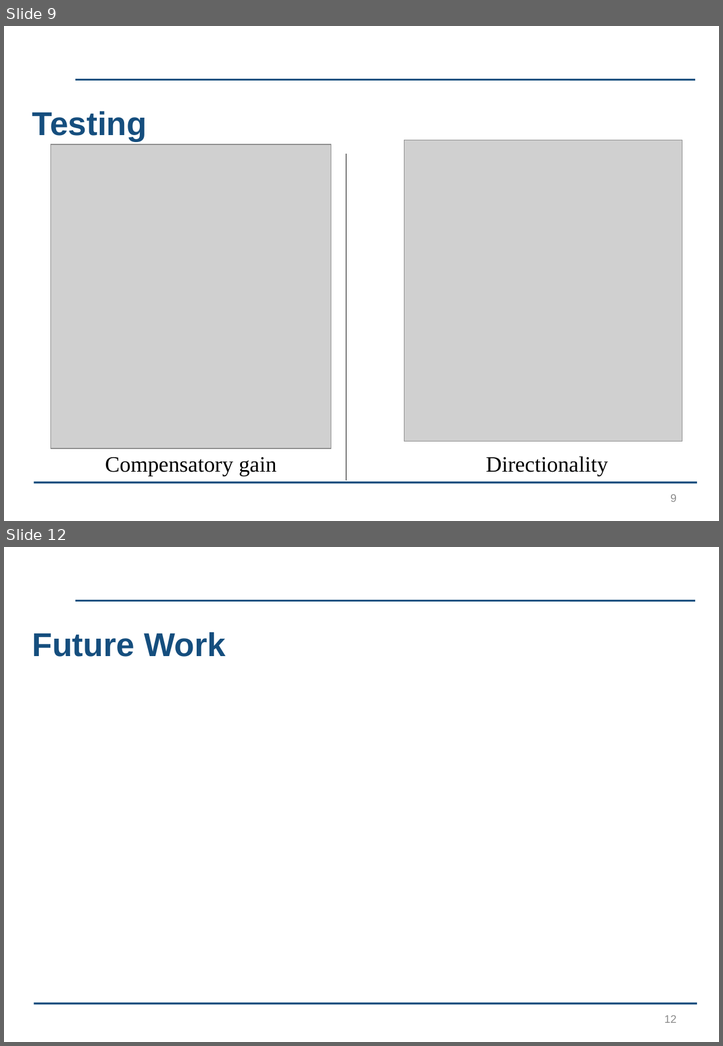
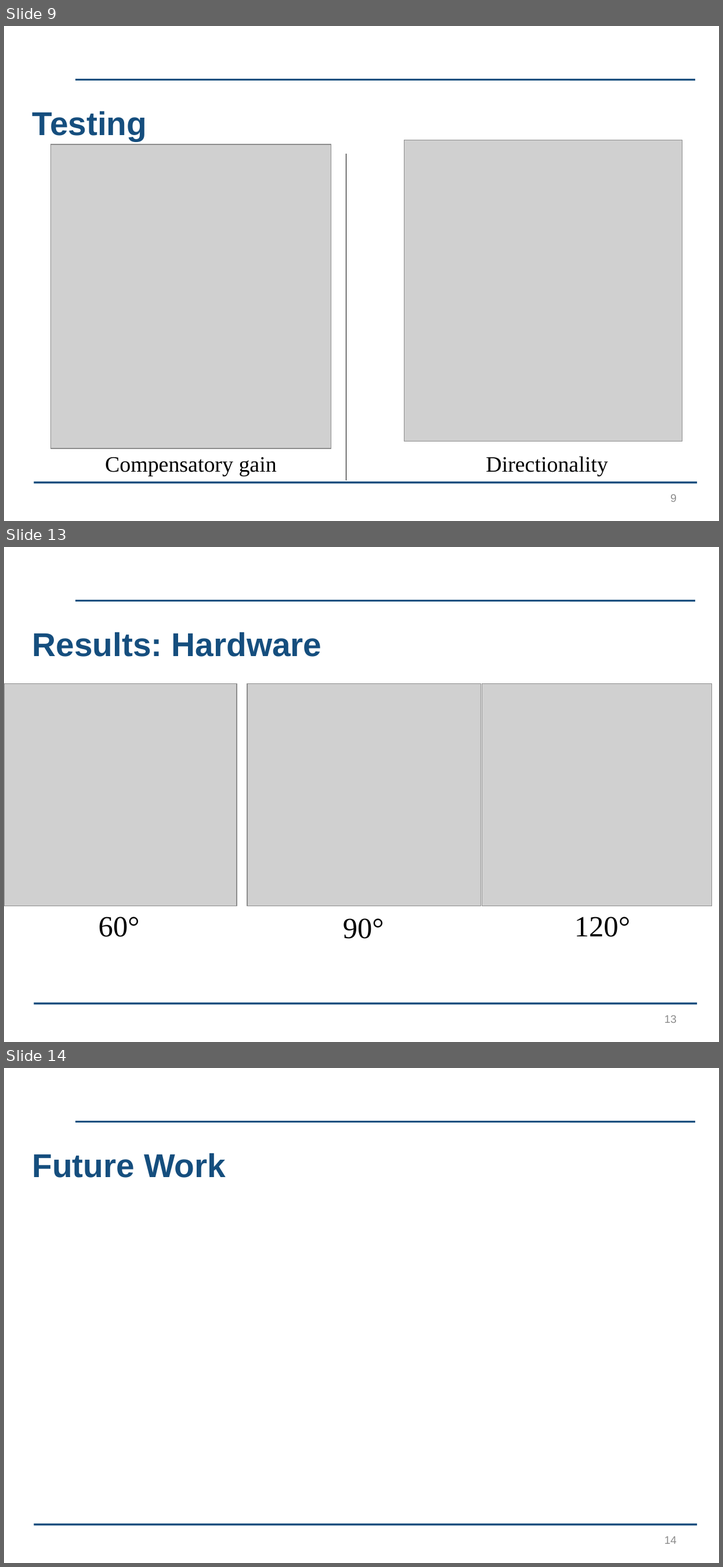
Before and after one commit to kayjayB/I_cant_hear_you, a slide deck: Presentation/Lab Project Presentation.pptx. Shown one above the other, each under a label of ours: slides 9 and 12 before the commit, slides 9, 13 and 14 after it; the slides between them are not shown. The pictures are 723x1046 and 723x1567 pixels, drawn with LibreOffice and Linux fonts; fonts in the diff are those of the drawing; grey boxes stand for pictures; background and template pictures are left out. Boxes give left, top, right and bottom in pixels: in the first picture for what was removed or moved away, otherwise in the second. Text is boxed around its words. In the diff, an @@ line names an element or a change of style, - is before the commit and + after.

```diff
--- a/Presentation/Lab Project Presentation.pptx
+++ b/Presentation/Lab Project Presentation.pptx
@@ slide 13 added at [4, 547, 719, 1042], background #FFFFFF; not listed: 2 template elements that a slide beside it also shows @@
@@ title added at [32, 632, 322, 657], 36 pt, text #154E7E, bold @@
+Results: Hardware
@@ picture added at [4, 683, 237, 906] @@
@@ picture added at [247, 683, 480, 906] @@
@@ picture added at [482, 683, 712, 906] @@
@@ text added at [99, 916, 140, 937], 32 pt, text #000000 @@
+60°
@@ text added at [343, 918, 384, 939], 32 pt, text #000000 @@
+90°
@@ text added at [574, 916, 630, 937], 32 pt, text #000000 @@
+120°
@@ page number added at [664, 1015, 676, 1023], 12 pt, text #8C8C8C @@
+13
@@ what was slide 12 is now slide 14 @@
@@ page number at [664, 1536, 676, 1544]: text changed @@
-12
+14
```
Also in this commit, not shown: 3 slides changed, 1 other slide added.
